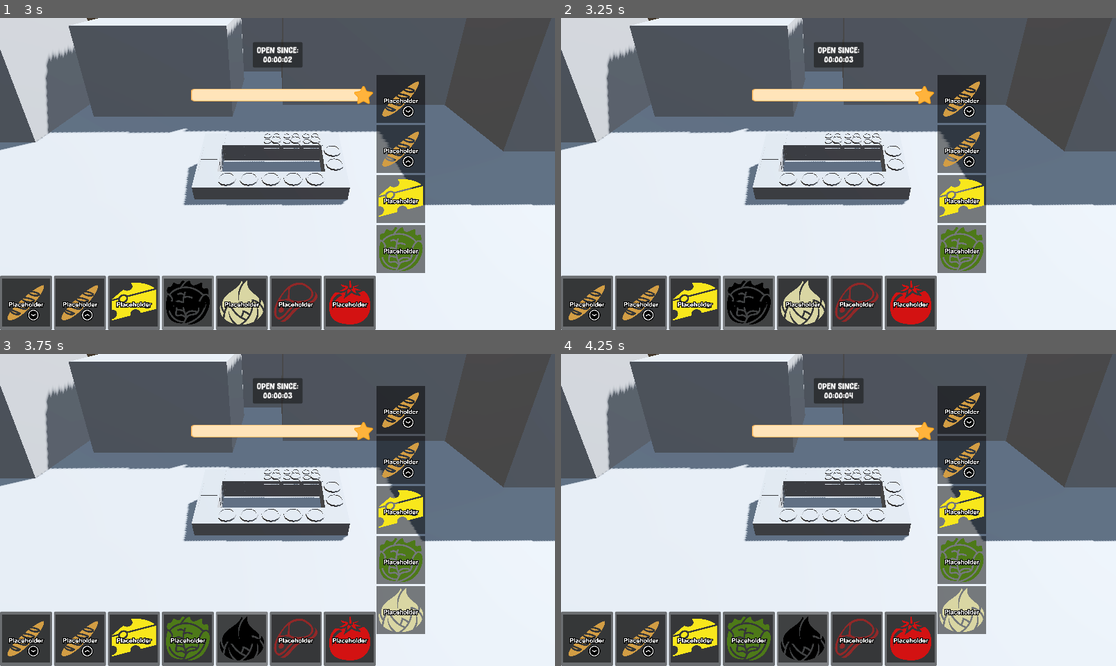
Above: before the commit, frames 1-4 (two rows, left to right).
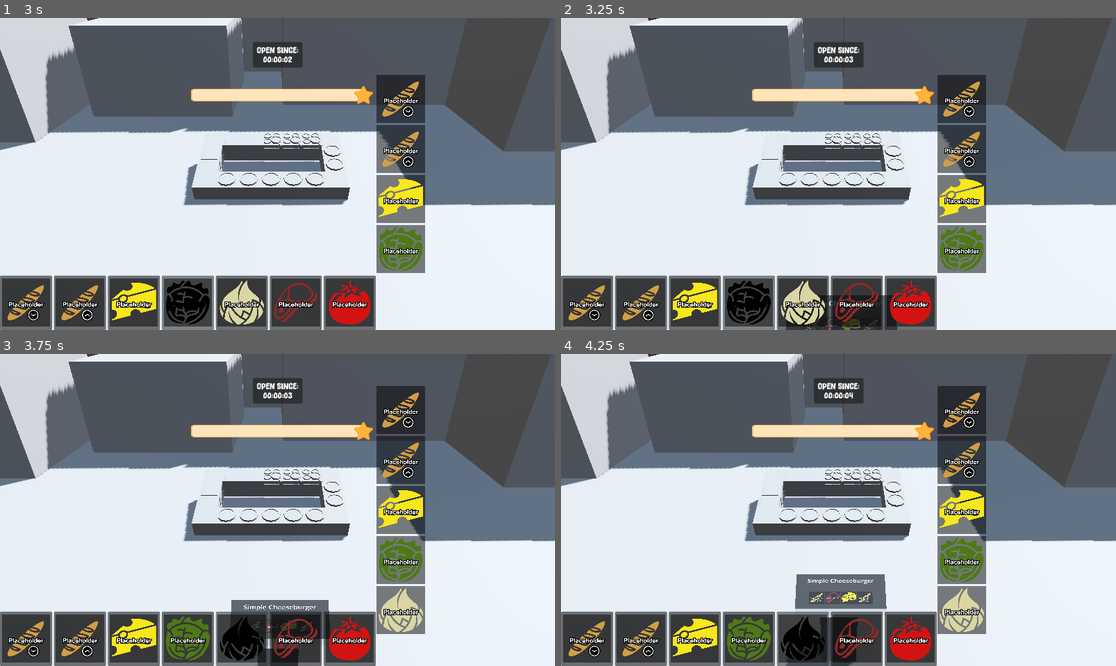
Above: after the commit, the same moments.

Repository: thewasmans/2026-game-jam-burger-truck
Game: Godot game, scene res://scenes/main.tscn
Same seed, same stepped clock (60 frames per second), same inputs: the game is played once before the commit and once after it.
Inputs (mouse positions are in pixels of both pictures, inside the frame that each line leads up to):
- Up to frame 1 (3 s): click (27, 301) at 0.52 s; click (77, 301) at 1.27 s; click (133, 301) at 2.02 s; click (188, 301) at 2.77 s
- Up to frame 2 (3.25 s): no input
- Up to frame 3 (3.75 s): click (244, 637) at 3.52 s
- Up to frame 4 (4.25 s): no input

Frame 1 is identical in both runs. In frame 2, 1.3% of the frame differs, in the area x 40-61%, y 88-100%; in frame 3, 2.1%; in frame 4, 2.7%, in the area x 40-59%, y 70-100%.

Commit message:
Quick update game

Diff:
--- a/contents/prefabs/enemy.tscn
+++ b/contents/prefabs/enemy.tscn
@@ -25,6 +25,7 @@
 
 [node name="Enemy" type="CharacterBody3D" unique_id=636878034 node_paths=PackedStringArray("client_request_ui")]
 script = ExtResource("1_wexqf")
+speed = 2.0
 client_request_ui = NodePath("SubViewport/ClientRequest")
 
 [node name="CollisionShape3D" type="CollisionShape3D" parent="." unique_id=222683004]
--- a/scripts/enemy.gd
+++ b/scripts/enemy.gd
@@ -28,6 +28,7 @@
 	wait_timer = Timer.new()
 	wait_timer.wait_time = randf_range(wait_time.x, wait_time.y)
 	client_request_ui.waiting.max_value = wait_timer.wait_time
+	client_request_ui.waiting.value = wait_timer.wait_time
 	wait_timer.one_shot = true
 	wait_timer.timeout.connect(_on_wait_timer_timeout)
 	add_child(wait_timer)
--- a/scripts/spawner.gd
+++ b/scripts/spawner.gd
@@ -20,6 +20,8 @@
 	timer.timeout.connect(spawn_enemy)
 	add_child(timer)
 	timer.start()
+	await get_tree().create_timer(.01).timeout
+	spawn_enemy()
 
 func spawn_enemy() -> void:
 	if enemy_scene == null:
--- a/scripts/ui/score_timer_ui.gd
+++ b/scripts/ui/score_timer_ui.gd
@@ -3,12 +3,6 @@
 @export var _timer_label:Label
 var _timer: float = 0.0
 
-# Called when the node enters the scene tree for the first time.
-func _ready() -> void:
-	_timer == 0
-
-
-# Called every frame. 'delta' is the elapsed time since the previous frame.
 func _process(delta: float) -> void:
 	_timer += delta
 	_timer_label.text = "Open since: " + _format_time(_timer)
